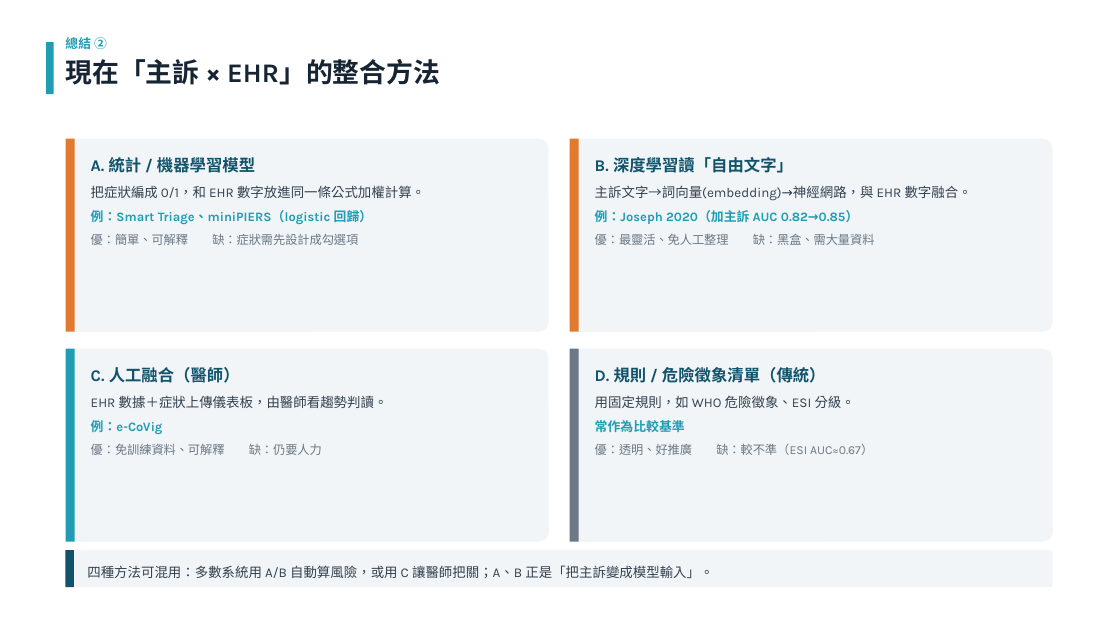
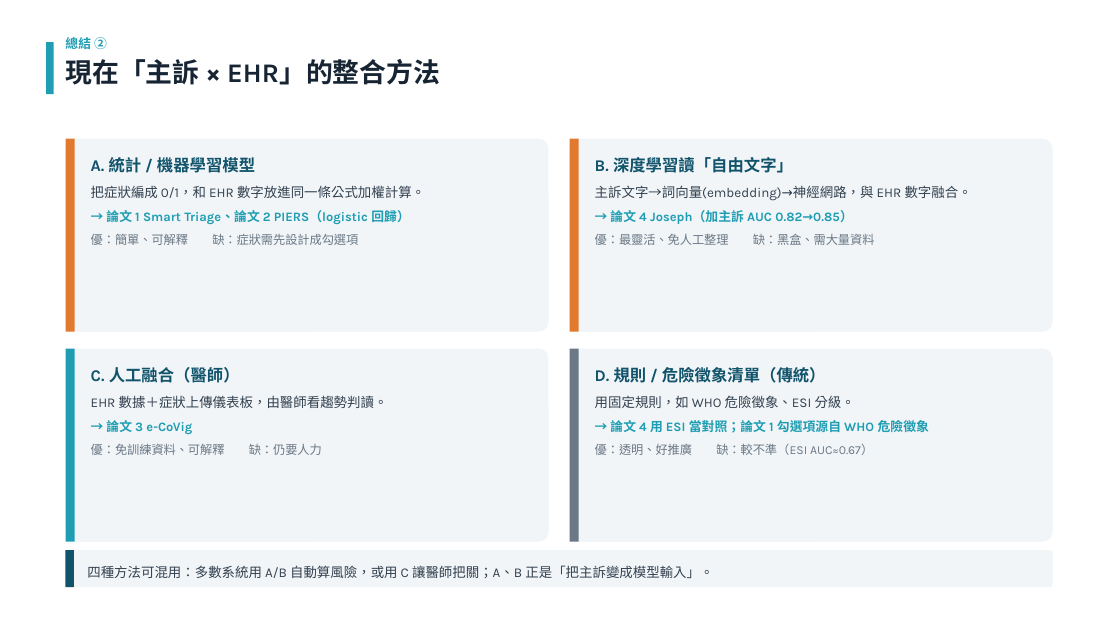
Before and after one commit to dmr1123/triage, a slide deck: slide 3 of ppt/低成本設備輔助檢傷_報告版.pptx. Drawn at 1120x630 pixels with LibreOffice and Linux fonts; fonts in the diff are those of the drawing. Boxes give left, top, right and bottom in pixels: in the first picture for what was removed or moved away, otherwise in the second. Text is boxed around its words. In the diff, an @@ line names an element or a change of style, - is before the commit and + after.

```diff
--- a/ppt/低成本設備輔助檢傷_報告版.pptx
+++ b/ppt/低成本設備輔助檢傷_報告版.pptx
@@ text at (106, 210, 410, 224): text changed @@
-例：Smart Triage、miniPIERS（logistic 回歸）
+→ 論文 1 Smart Triage、論文 2 PIERS（logistic 回歸）
@@ text at (610, 210, 840, 224): text changed @@
-例：Joseph 2020（加主訴 AUC 0.82→0.85）
+→ 論文 4 Joseph（加主訴 AUC 0.82→0.85）
@@ text at (106, 420, 192, 434): text changed @@
-例：e-CoVig
+→ 論文 3 e-CoVig
@@ text at (610, 420, 929, 433): text changed @@
-常作為比較基準
+→ 論文 4 用 ESI 當對照；論文 1 勾選項源自 WHO 危險徵象
```
Also in this commit, not shown: 1 other slide changed, 1 other file.
